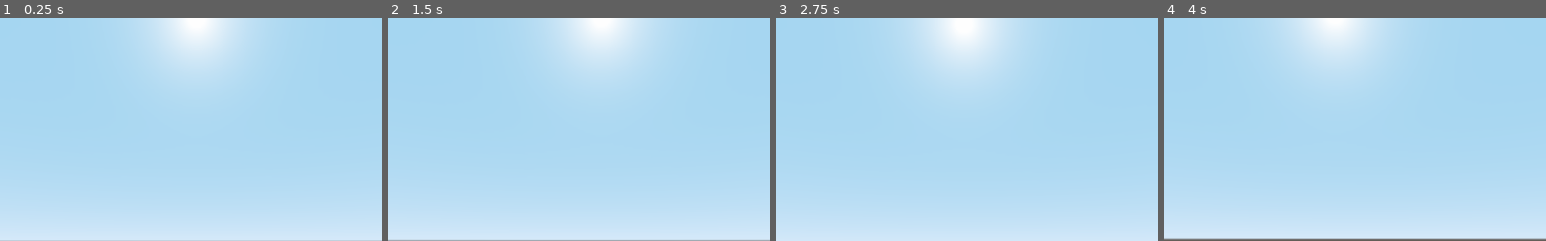
Above: before the commit, frames 1-4 (left to right).
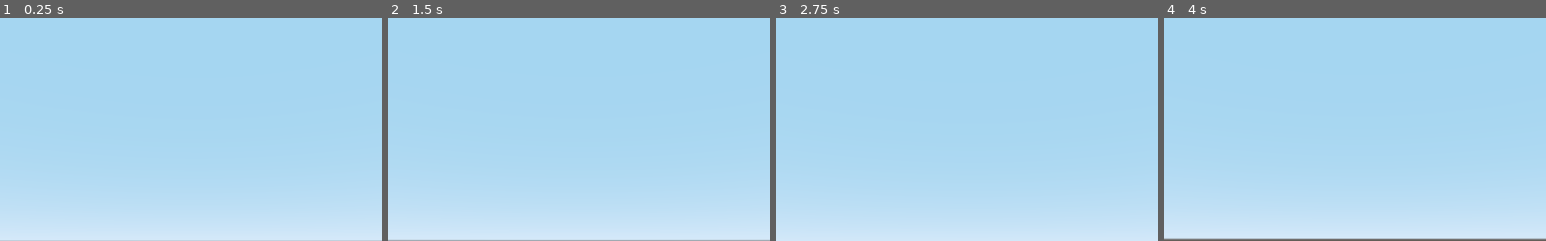
Above: after the commit, the same moments.

Repository: Di4ik3r/HowItEnds
Game: Godot game, scene res://scenes/simulation/Simulation.tscn
Same seed, same stepped clock (60 frames per second), same inputs: the game is played once before the commit and once after it. This scene is started directly instead of the project's main scene.
Inputs (mouse positions are % of the whole screen's width and height, from its top left):
- Up to frame 1 (0.25 s): no input
- Up to frame 2 (1.5 s): tap Enter at 0.5 s; move the mouse to (55, 50) at 0.52 s; hold Space (jump) 0.53-1.28 s; hold W (move_forward) from 0.53 s (still down); move the mouse to (45, 50) at 1.27 s; tap Shift (glide) at 1.35 s
- Up to frame 3 (2.75 s): keep holding W (move_forward); tap Space (jump) at 1.52, 1.55, 1.82 s; tap Enter at 2 s; move the mouse to (52, 48) at 2.02 s; hold Space (jump) from 2.03 s (still down)
- Up to frame 4 (4 s): keep holding W (move_forward); move the mouse to (49, 52) at 2.77 s; release Space (jump) at 2.78 s; tap Shift (glide) at 2.85 s; tap Space (jump) at 3.02, 3.05, 3.32 s; tap Enter at 3.5 s; move the mouse to (57, 51) at 3.52 s; hold Space (jump) from 3.53 s (still down)
The pictures show only the part of the screen within x 24-74%, y 0-50%; the shares and areas given below are measured in that part.

The runs differ from the first frame. In frame 1, 6.5% of the frame differs, in the area x 36-67%, y 0-28%; in frame 2, 6.4%; in frame 3, 7.1%, in the area x 34-64%, y 0-30%; in frame 4, 6.1%.

Commit message:
Simple Fps controller

Diff:
--- a/scenes/simulation/Simulation.tscn
+++ b/scenes/simulation/Simulation.tscn
@@ -1,8 +1,7 @@
-[gd_scene load_steps=7 format=2]
+[gd_scene load_steps=6 format=2]
 
 [ext_resource path="res://scenes/map/Map.tscn" type="PackedScene" id=1]
 [ext_resource path="res://scripts/simulation/Simulation.gd" type="Script" id=2]
-[ext_resource path="res://scenes/staff/CircleCamera.tscn" type="PackedScene" id=3]
 
 [sub_resource type="GDScript" id=1]
 script/source = "extends KinematicBody
@@ -10,25 +9,17 @@
 
 
 var speed = 12
-
 var acceleration = 20
-
 var gravity = 0.09
-
 var jump = 10
-
 
 
 var mouse_sensitivity = 0.06
 
 
-
 var direction = Vector3()
-
 var velocity = Vector3()
-
 var fall = Vector3()
-
 
 
 onready var head = $Head
@@ -36,95 +27,35 @@
 
 
 func _ready():
-
 	Input.set_mouse_mode(Input.MOUSE_MODE_CAPTURED)
 
 
-
 func _input(event):
-
-
-
 	if event is InputEventMouseMotion:
-
 		rotate_y(deg2rad(-event.relative.x * mouse_sensitivity))
-
 		head.rotate_x(deg2rad(-event.relative.y * mouse_sensitivity))
-
 		head.rotation.x = clamp(head.rotation.x, deg2rad(-90), deg2rad(90))
 
 
-
 func _physics_process(delta):
-
-
-
 	direction = Vector3()
-
-
 
 	move_and_slide(fall, Vector3.UP)
 
-
-
-#	if not is_on_floor():
-
-#		fall.y -= gravity
-
-
-
-#	if Input.is_action_just_pressed(\"jump\") and is_on_floor():
-
-#		fall.y = jump
-
-
 	if Input.is_action_pressed(\"move_forward\"):
-
-
-
 		direction -= transform.basis.z
-
-
-
 	elif Input.is_action_pressed(\"move_backward\"):
-
-
-
 		direction += transform.basis.z
 
-
-
 	if Input.is_action_pressed(\"move_left\"):
-
-
-
 		direction -= transform.basis.x
-
-
-
 	elif Input.is_action_pressed(\"move_right\"):
-
-
-
 		direction += transform.basis.x
 
-
 	if Input.is_action_pressed(\"jump\"):
-
-
-
 		direction += transform.basis.y
-
-
-
 	elif Input.is_action_pressed(\"glide\"):
-
-
-
 		direction -= transform.basis.y
-
-
-
 
 	direction = direction.normalized()
 
@@ -146,9 +77,8 @@
 
 [node name="Map" parent="." instance=ExtResource( 1 )]
 
-[node name="CircleCamera" parent="." instance=ExtResource( 3 )]
-
 [node name="FirstPerson" type="KinematicBody" parent="."]
+transform = Transform( -0.00598646, 0, -0.999982, 0, 1, 0, 0.999982, 0, -0.00598646, 24.4869, 17.4677, 44.6278 )
 script = SubResource( 1 )
 
 [node name="MeshInstance" type="MeshInstance" parent="FirstPerson"]
@@ -161,6 +91,7 @@
 shape = SubResource( 3 )
 
 [node name="Head" type="Spatial" parent="FirstPerson"]
+transform = Transform( 1, 0, 0, 0, 1, 0, 0, 0, 1, 0, 0.829203, 0 )
 
 [node name="FpsGameCamera" type="Camera" parent="FirstPerson/Head"]
 current = true
--- a/scripts/main_menu/MainMenu.gd
+++ b/scripts/main_menu/MainMenu.gd
@@ -6,7 +6,6 @@
 onready var ItemExit = $Options/ItemExit
 onready var TransitionCamera = $Options/TransitionCamera
 onready var OptionsCamera = $Options/OptionsCamera
-onready var FpsGameCamera = $FirstPerson/Head/FpsGameCamera
 
 onready var TransitionCameraTimer: Timer = $Options/TransitionCamera/Timer as Timer
 onready var MapGenCamera: InterpolatedCamera = $MapGenerating/InterpolatedCamera as InterpolatedCamera
--- a/scripts/simulation/Simulation.gd
+++ b/scripts/simulation/Simulation.gd
@@ -16,4 +16,4 @@
 func _set_resource(value: MapExport) -> void:
 	resource = value
 	Map.resource = resource
-#	CircleCamera.update(resource)
+	#CircleCamera.update(resource)
